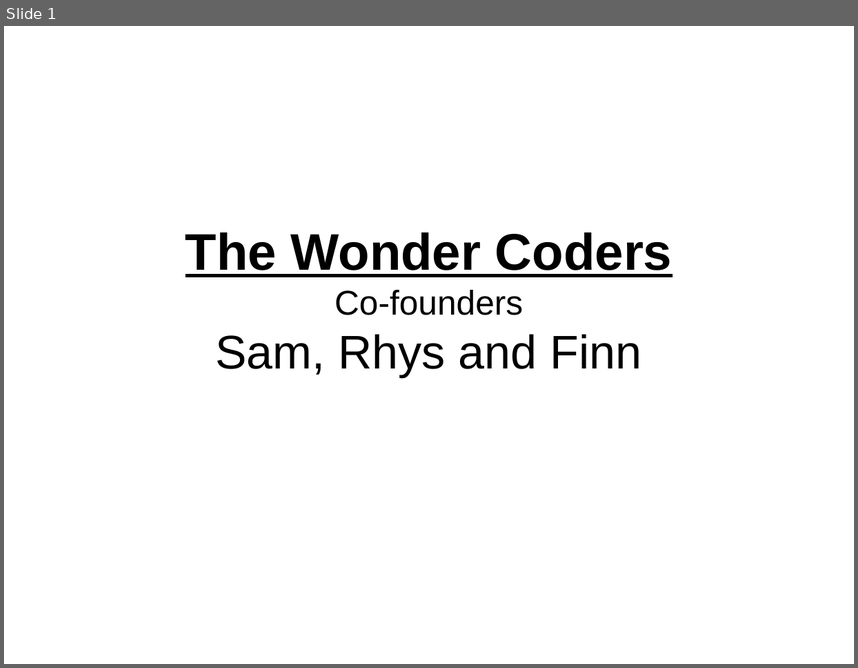
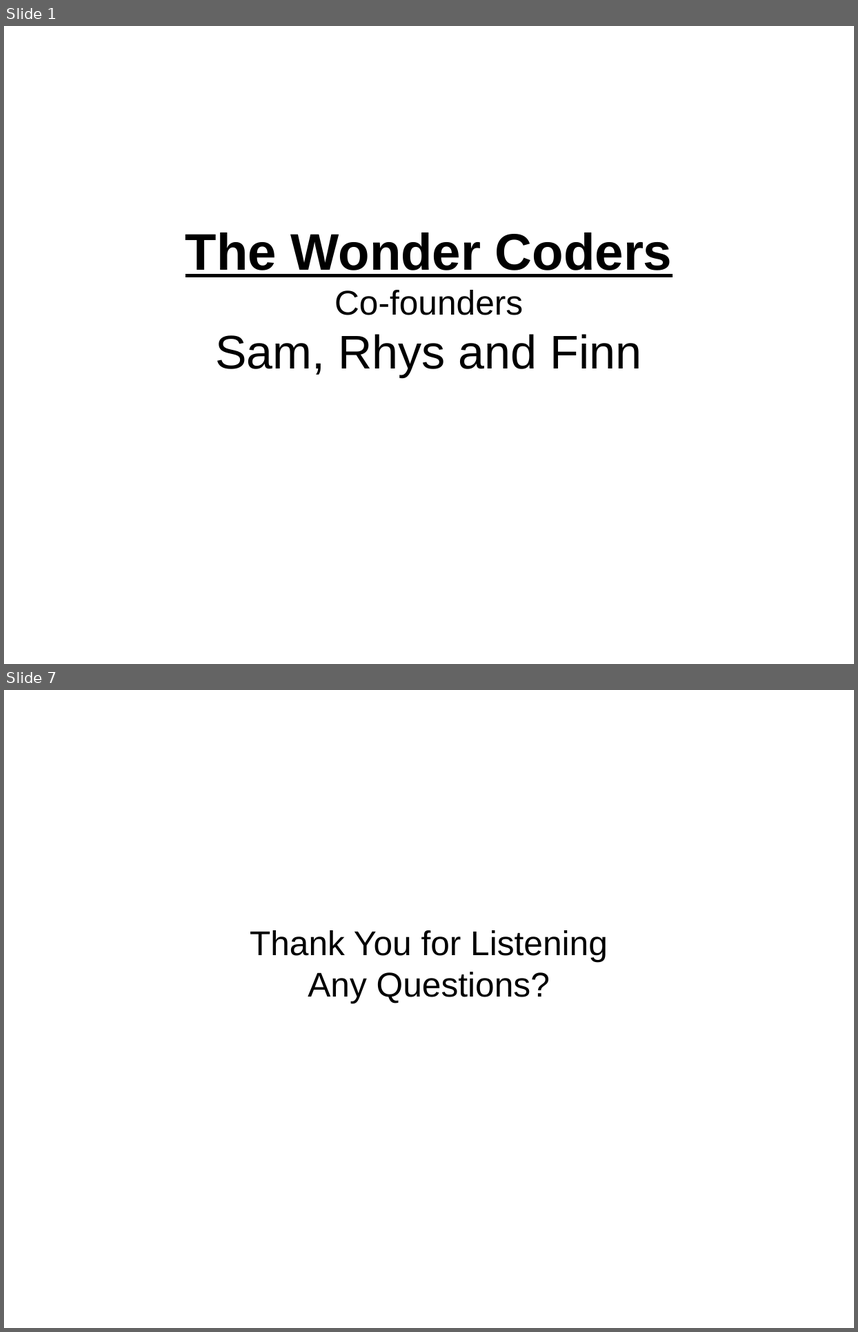
Before and after one commit to Gallefray/YRS-FOC-2014, a slide deck: Presentation.odp. Shown one above the other, each under a label of ours: slide 1 before the commit, slides 1 and 7 after it; the slides between them are not shown. The pictures are 858x668 and 858x1332 pixels, drawn with LibreOffice and Linux fonts; fonts in the diff are those of the drawing. Boxes give left, top, right and bottom in pixels: in the first picture for what was removed or moved away, otherwise in the second. Text is boxed around its words. In the diff, an @@ line names an element or a change of style, - is before the commit and + after.

```diff
--- a/Presentation.odp
+++ b/Presentation.odp
@@ slide 7 added at bbox=[4, 690, 854, 1328], background #FFFFFF @@
@@ subtitle added at bbox=[250, 930, 608, 1003], 32 pt, text #000000 @@
+Thank You for Listening
+Any Questions?
```
Also in this commit, not shown: 2 slides changed, 3 other slides added, 1 slide removed, 1 other file.
